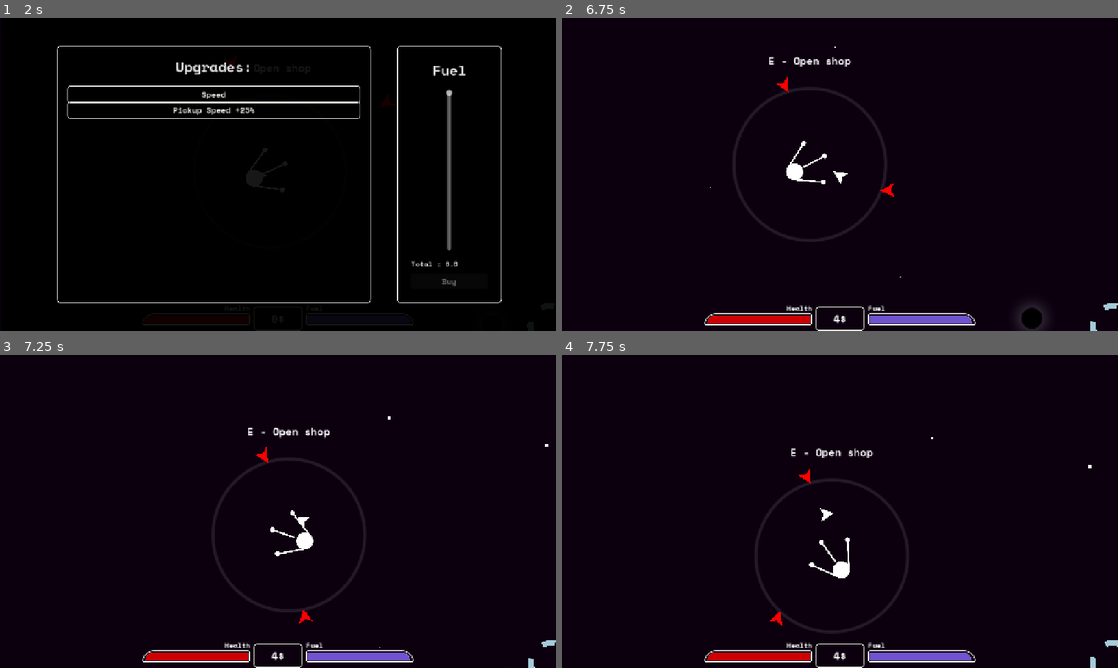
Above: before the commit, frames 1-4 (two rows, left to right).
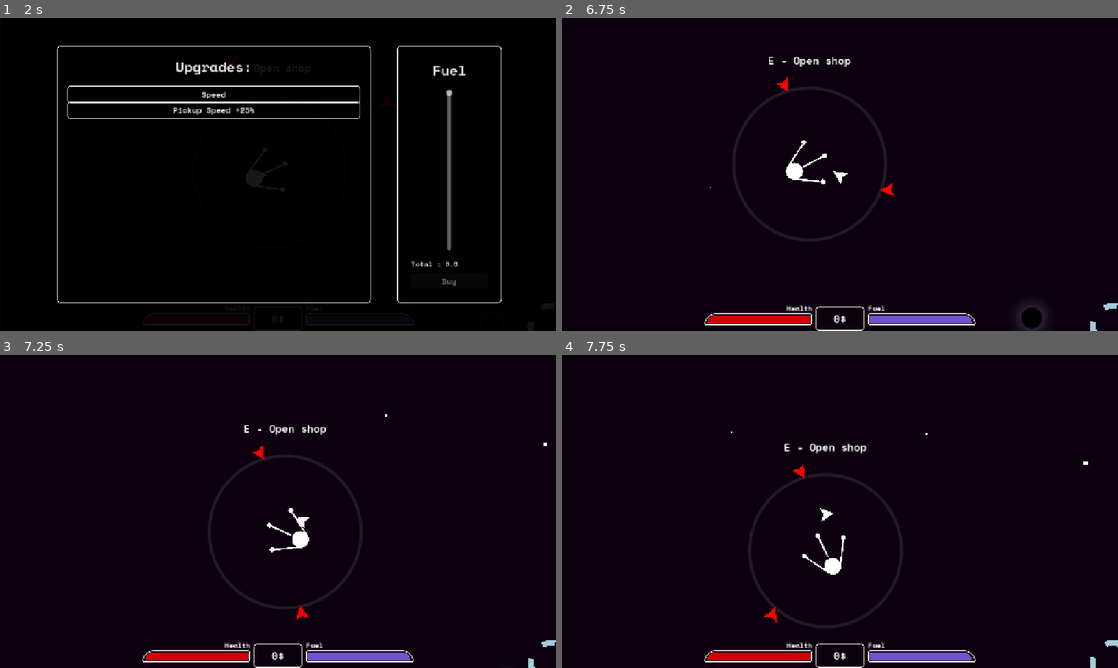
Above: after the commit, the same moments.

Repository: kokiheey/game-jam-repo
Game: Godot game, scene res://Scenes/main_menu.tscn
The game is run twice, just before and just after one commit, with the same random seed, the same clock (stepped at 60 frames per second) and the same inputs.
Inputs (mouse positions are in pixels of both pictures, inside the frame that each line leads up to):
- Up to frame 1 (2 s): click "Start game" at 0.5 s; move the mouse to (400, 158) at 1.27 s; hold W (moveForward) from 1.28 s (still down); click (400, 158) at 1.42 s; tap E (openShop) at 1.52 s
- Up to frame 2 (6.75 s): release W (moveForward) at 2 s; click "Speed" at 2 s; click "Pickup Speed +25%" at 2.75 s; tap Enter at 3.5, 5 s; drag from (728, 190) to (945, 105) at 3.52 s; tap Space at 4.25, 5.75 s; move the mouse to (895, 105) at 4.27 s; hold W (moveForward) 4.28-5 s; drag from (812, 237) to (945, 102) at 5.02 s; move the mouse to (1006, 221) at 5.77 s; tap E (openShop) at 6.02 s; drag from (673, 127) to (795, 155) at 6.52 s
- Up to frame 3 (7.25 s): no input
- Up to frame 4 (7.75 s): move the mouse to (867, 511) at 7.27 s; click (867, 511) at 7.42 s

Frame 1 is identical in both runs. In frame 2, 0.2% of the frame differs, in the area x 37-99%, y 9-98%; in frame 3, 1.3%; in frame 4, 1.7%, in the area x 30-98%, y 24-98%.

Commit message:
Implement buying fuel

Diff:
--- a/gmtk2026/Scripts/game.gd
+++ b/gmtk2026/Scripts/game.gd
@@ -108,7 +108,6 @@
 	if isGameOver :
 		return
 
-	print(fuel)
 	GAME_UI.update_fuel(MAX_FUEL, fuel)
 
 	if Input.is_action_just_pressed("Pause"):
@@ -192,5 +191,4 @@
 
 
 func _on_shop_ui_bought_fuel(amount: float) -> void:
-	print("AAAA")
 	fuel += amount
--- a/gmtk2026/Scripts/shop.gd
+++ b/gmtk2026/Scripts/shop.gd
@@ -60,17 +60,16 @@
 		buyFuel.disabled = true
 
 func _on_fuel_slider_value_changed(value: float) -> void:
-	money = 10
-	var maxAfford = (money / fuelPrice - current_fuel) * 100 / MAX_FUEL
-	print(maxAfford)
-	pump.value = max(current_fuel, min(value * MAX_FUEL / 100, min(MAX_FUEL, maxAfford))) / MAX_FUEL * 100
-	new_fuel_ammount = max(current_fuel, min(value * MAX_FUEL / 100, min(MAX_FUEL, maxAfford)))
+	var maxAfford = (money / fuelPrice) * 100 / MAX_FUEL
+	pump.value = max(current_fuel, min(value * MAX_FUEL / 100, min(MAX_FUEL, maxAfford + current_fuel))) / MAX_FUEL * 100
+	new_fuel_ammount = max(current_fuel, min(value * MAX_FUEL / 100, min(MAX_FUEL, maxAfford + current_fuel)))
 	update_fuel_shop()
 
 
 func _on_button_pressed() -> void:
+	print(new_fuel_ammount)
 	var price = (new_fuel_ammount - current_fuel) * fuelPrice
-	current_fuel = new_fuel_ammount
 	money -= price
 	bought_fuel.emit(new_fuel_ammount - current_fuel)
 	moneyChanged.emit(money)
+	current_fuel = new_fuel_ammount
